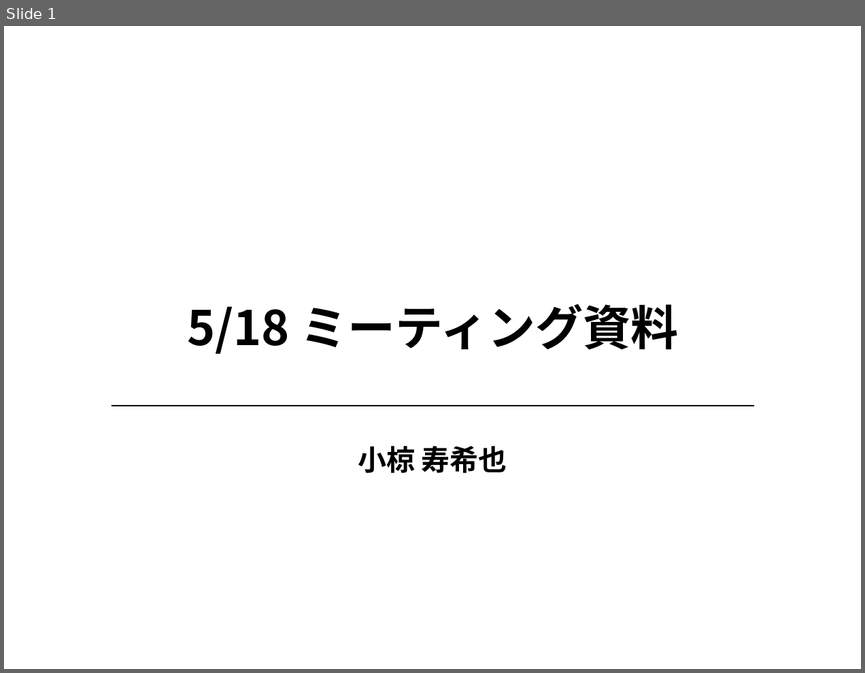
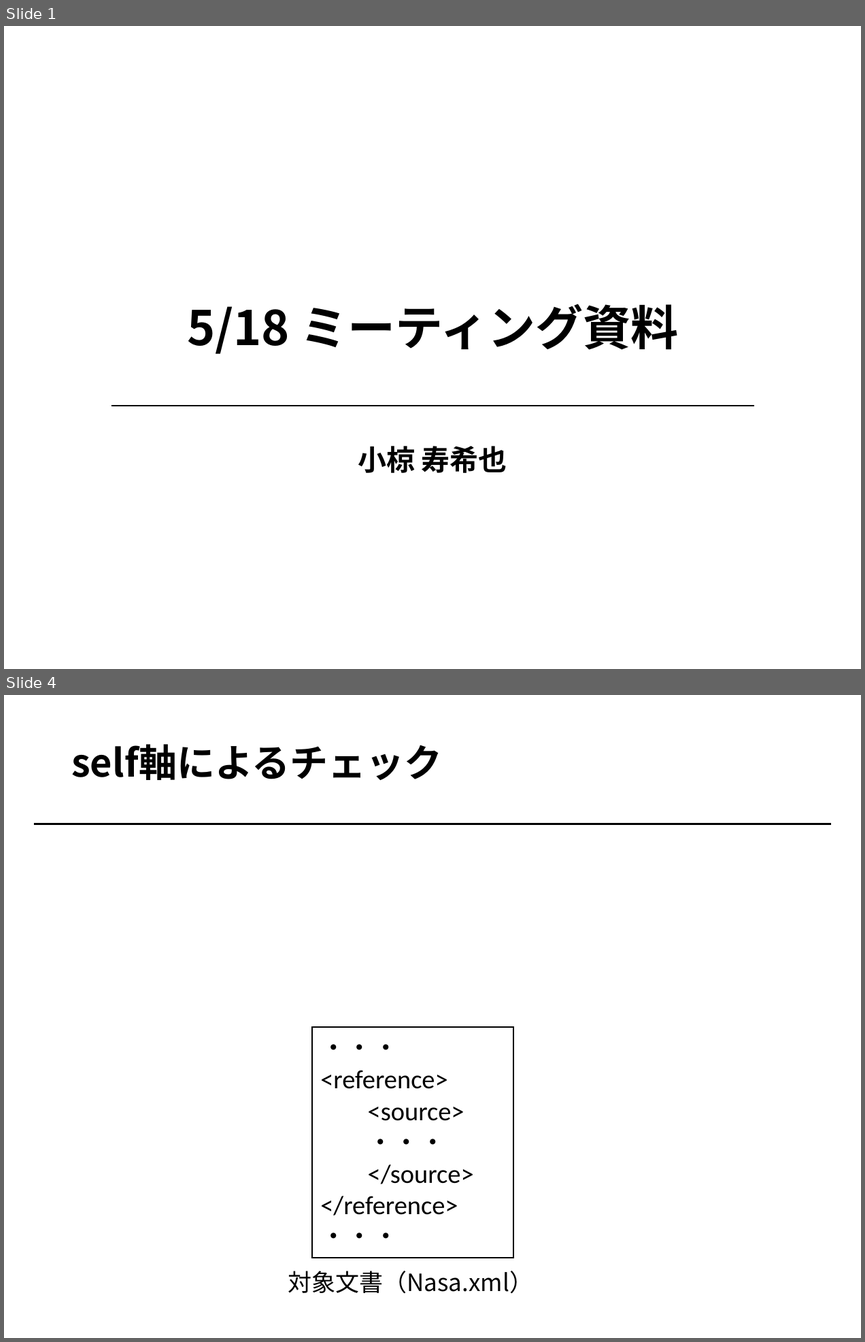
Before and after one commit to Jukibooo/XQueryZ_project, a slide deck: meeting/20180518.pptx. Shown one above the other, each under a label of ours: slide 1 before the commit, slides 1 and 4 after it; the slides between them are not shown. The pictures are 865x673 and 865x1342 pixels, drawn with LibreOffice and Linux fonts; fonts in the diff are those of the drawing; grey boxes stand for pictures. Boxes give left, top, right and bottom in pixels: in the first picture for what was removed or moved away, otherwise in the second. Text is boxed around its words. In the diff, an @@ line names an element or a change of style, - is before the commit and + after.

```diff
--- a/meeting/20180518.pptx
+++ b/meeting/20180518.pptx
@@ slide 4 added at <box>4,695,861,1338</box>, background #FFFFFF @@
@@ title added at <box>71,744,442,780</box>, 32 pt, text #000000, bold @@
+self軸によるチェック
@@ line added from (34, 824) to (831, 824), #000000 1.5 pt @@
@@ rectangle added at <box>313,1027,514,1257</box>, fill #FFFFFF, outline #000000 1 pt, 22 pt, text #000000 @@
+・・・
+<reference>
+<source>
+・・・
+</source>
+</reference>
+・・・
@@ text added at <box>288,1270,533,1293</box>, 20 pt, text #000000 @@
+対象文書（Nasa.xml）
```
Also in this commit, not shown: 1 slide changed, 5 other slides added, 1 other file.
